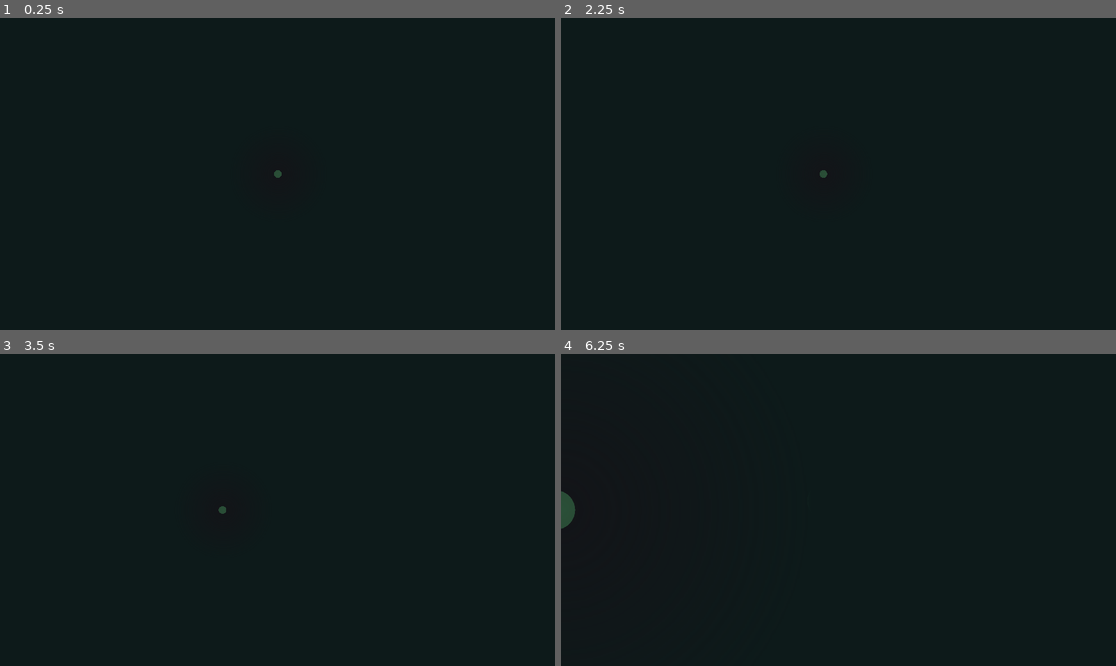
Above: before the commit, frames 1-4 (two rows, left to right).
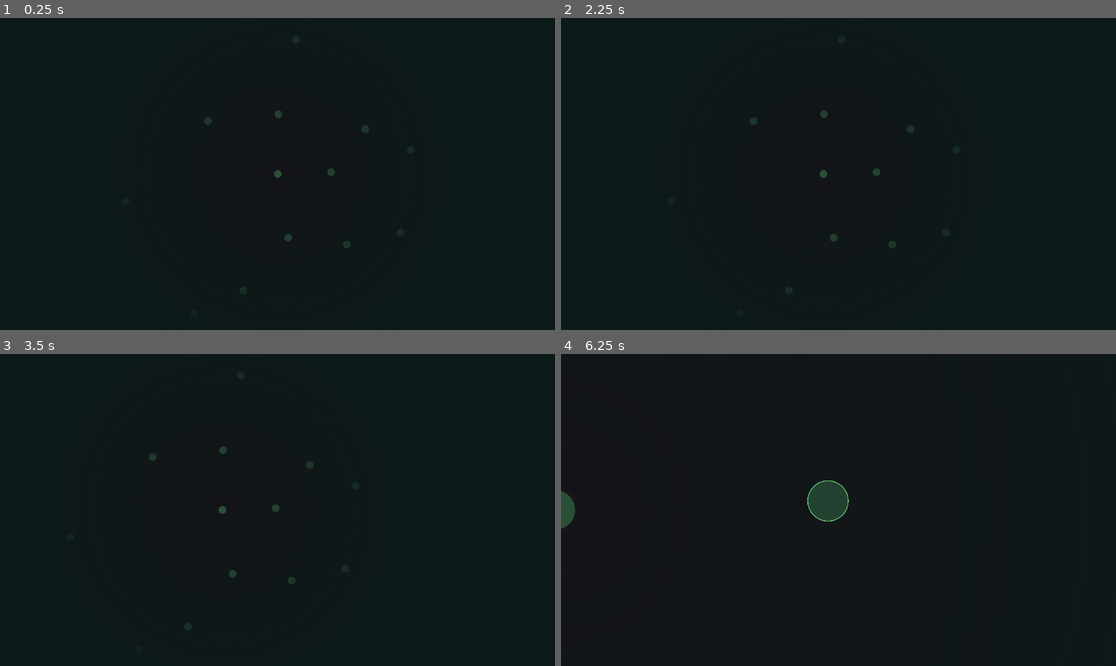
Above: after the commit, the same moments.

Repository: JRileyH/blips
Game: Godot game, scene res://Game.tscn
Two runs of this game, one before a commit and one after it. Both use one fixed random seed, a clock stepped at 60 frames per second and the inputs below.
Inputs (mouse positions are in pixels of both pictures, inside the frame that each line leads up to):
- Up to frame 1 (0.25 s): no input
- Up to frame 2 (2.25 s): tap Enter at 0.5, 2 s; drag from (766, 120) to (960, 233) at 0.52 s; tap Space at 1.25 s; drag from (960, 233) to (766, 120) at 1.27 s; move the mouse to (927, 130) at 2.02 s; hold D (camera_pan_right) from 2.03 s (still down); click (927, 130) at 2.17 s
- Up to frame 3 (3.5 s): release D (camera_pan_right) at 2.75 s; drag from (410, 469) to (344, 569) at 2.77 s
- Up to frame 4 (6.25 s): tap Space at 3.5 s; drag from (594, 650) to (871, 466) at 3.52 s; tap Enter at 4.25 s; drag from (1043, 597) to (871, 466) at 4.27 s; move the mouse to (977, 363) at 5.02 s; hold Mouse wheel up (camera_zoom_in) 5.03-5.75 s; click (977, 363) at 5.17 s; drag from (832, 503) to (649, 531) at 5.77 s

The runs differ from the first frame. In frame 1, 0.2% of the frame differs, in the area x 36-67%, y 29-74%; in frame 2, 0.2%; in frame 3, 0.2%; in frame 4, 0.8%, in the area x 44-52%, y 40-54%.

Commit message:
oi

Diff:
--- a/Blip.gd
+++ b/Blip.gd
@@ -64,7 +64,6 @@
 		global_position += linear_direction * (linear_velocity * delta)
 		if distance < 100:
 			if path.size() == 0:
-				print("dood")
 				target.add_blip(self)
 			target = null
 	elif target:
--- a/Bloid.gd
+++ b/Bloid.gd
@@ -125,14 +125,18 @@
 var blips: Array = []
 
 func add_blip(blip: Node2D = null) -> Node2D:
+	var relative_position: Vector2
 	if not blip:
 		blip = Blip.instance()
 	if blip.bloid and blip.bloid != self:
+		relative_position = to_local(blip.global_position)
 		blip.bloid.blips.erase(blip)
 		blip.get_parent().remove_child(blip)
 	blip.bloid = self
 	$Blips.add_child(blip)
 	blips.append(blip)
+	if relative_position:
+		blip.position = relative_position
 	return blip
 
 func consume_blip(blip: Node2D = null) -> bool:
--- a/Game.gd
+++ b/Game.gd
@@ -9,7 +9,7 @@
 	var starter_bloid = map.bloids[randi() % map.bloids.size()]
 	starter_bloid.claim()
 	inspector.global_position = starter_bloid.global_position
-	map.reveal_bloid(starter_bloid)
+	map.reveal_bloid(starter_bloid, 256)
 
 
 func _process(delta):
